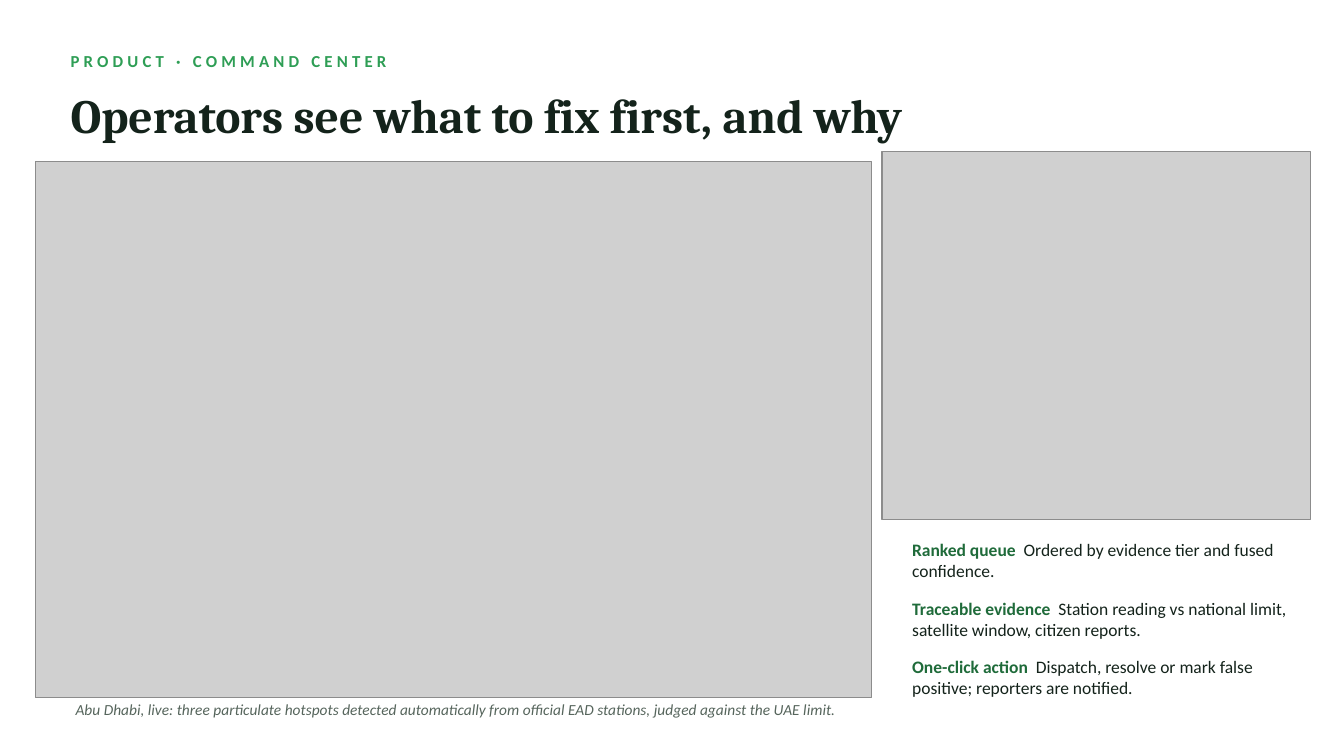
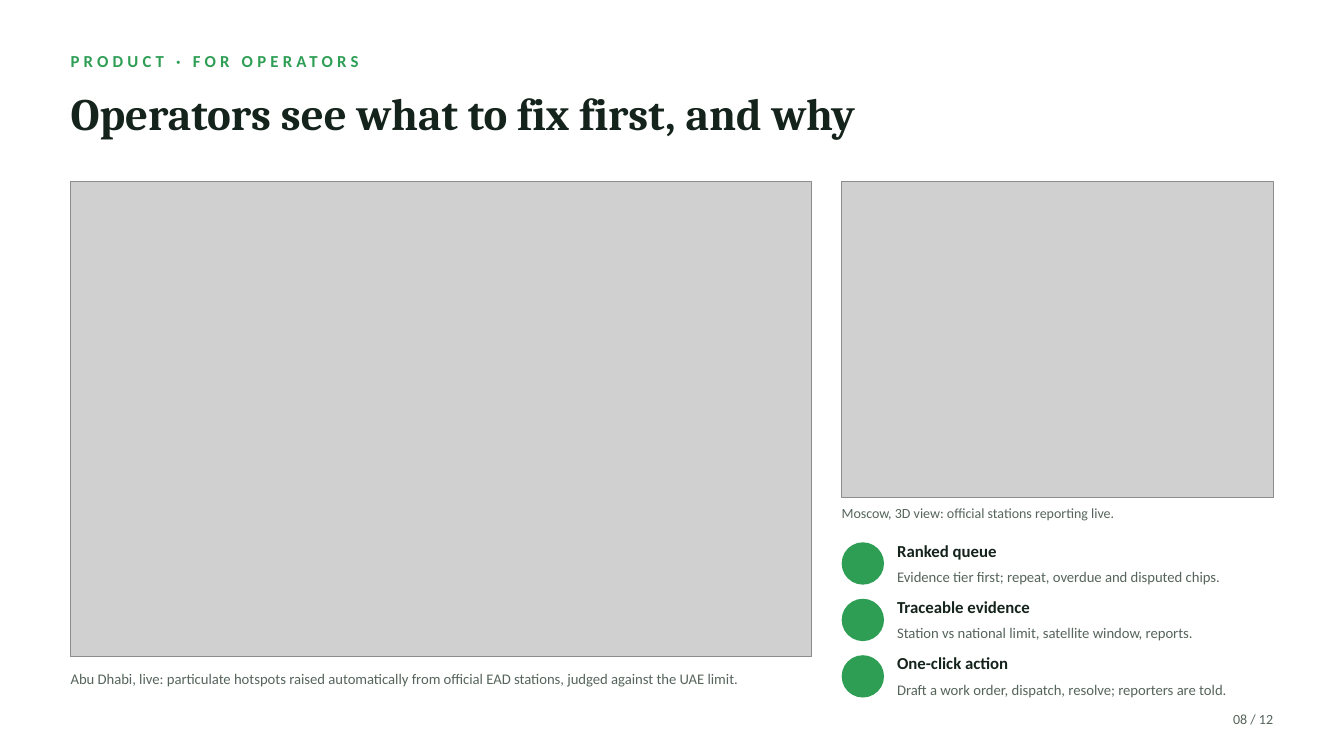
Before and after one commit to PROSTLE/CleanAir, a slide deck: slide 8 of presentation/VayuSetu-BRICS.pptx (slide 9 before the commit). Drawn at 1344x756 pixels with LibreOffice and Linux fonts; fonts in the diff are those of the drawing; grey boxes stand for pictures; background and template pictures are left out. Boxes give left, top, right and bottom in pixels: in the first picture for what was removed or moved away, otherwise in the second. Text is boxed around its words. In the diff, an @@ line names an element or a change of style, - is before the commit and + after.

```diff
--- a/presentation/VayuSetu-BRICS.pptx
+++ b/presentation/VayuSetu-BRICS.pptx
@@ text at (71, 56, 386, 67): text changed @@
-PRODUCT · COMMAND CENTER
+PRODUCT · FOR OPERATORS
@@ text "Operators see what to fix ..." at (71, 98, 855, 140): size 34 to 32 pt @@
@@ picture: place and size @@
-picture at (35, 161, 872, 698)
+picture at (71, 181, 812, 656)
@@ picture: place and size @@
-picture at (882, 151, 1311, 520)
+picture at (842, 181, 1273, 498)
@@ text added at (842, 508, 1114, 521), 10 pt, text #56655C @@
+Moscow, 3D view: official stations reporting live.
@@ ellipse added at (842, 542, 884, 585), fill #2E9E55 @@
@@ text at (897, 545, 997, 560): text changed; size 12.5 to 12 pt; bold on @@
-Ranked queue Ordered by evidence tier and fused confidence.
+Ranked queue
@@ ellipse added at (842, 599, 884, 641), fill #2E9E55 @@
@@ text added at (897, 572, 1220, 585), 10.5 pt, text #56655C @@
+Evidence tier first; repeat, overdue and disputed chips.
@@ text at (897, 628, 1193, 641): text changed; size 12.5 to 10.5 pt; text colour #14231B to #56655C @@
-Traceable evidence Station reading vs national limit, satellite window, citizen reports.
+Station vs national limit, satellite window, reports.
@@ text added at (897, 601, 1029, 613), 12 pt, text #14231B, bold @@
+Traceable evidence
@@ ellipse added at (842, 655, 884, 698), fill #2E9E55 @@
@@ text at (897, 657, 1008, 669): text changed; size 12.5 to 12 pt; bold on @@
-One-click action Dispatch, resolve or mark false positive; reporters are notified.
+One-click action
@@ text at (71, 674, 738, 687): text changed; size 11 to 10.5 pt; italic off @@
-Abu Dhabi, live: three particulate hotspots detected automatically from official EAD stations, judged against the UAE limit.
+Abu Dhabi, live: particulate hotspots raised automatically from official EAD stations, judged against the UAE limit.
@@ text added at (897, 685, 1226, 698), 10.5 pt, text #56655C @@
+Draft a work order, dispatch, resolve; reporters are told.
@@ text added at (1233, 714, 1273, 724), 10 pt, text #56655C @@
+08 / 12
```
Also in this commit, not shown: 8 other slides changed, 3 slides added, 7 slides removed, 2 other files.
